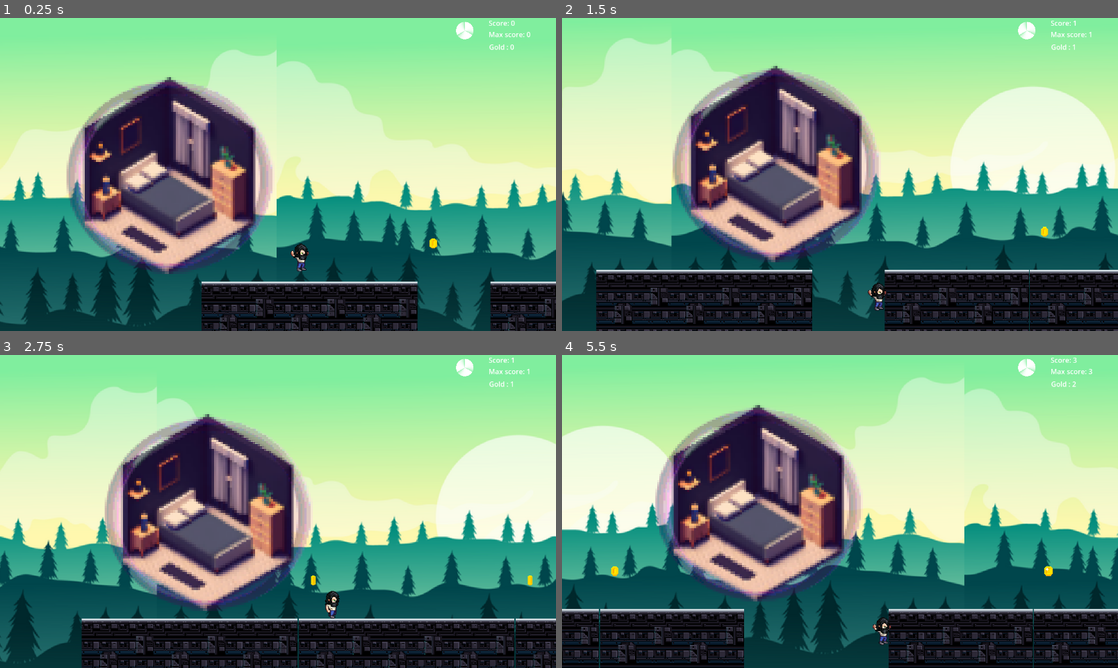
Above: before the commit, frames 1-4 (two rows, left to right).
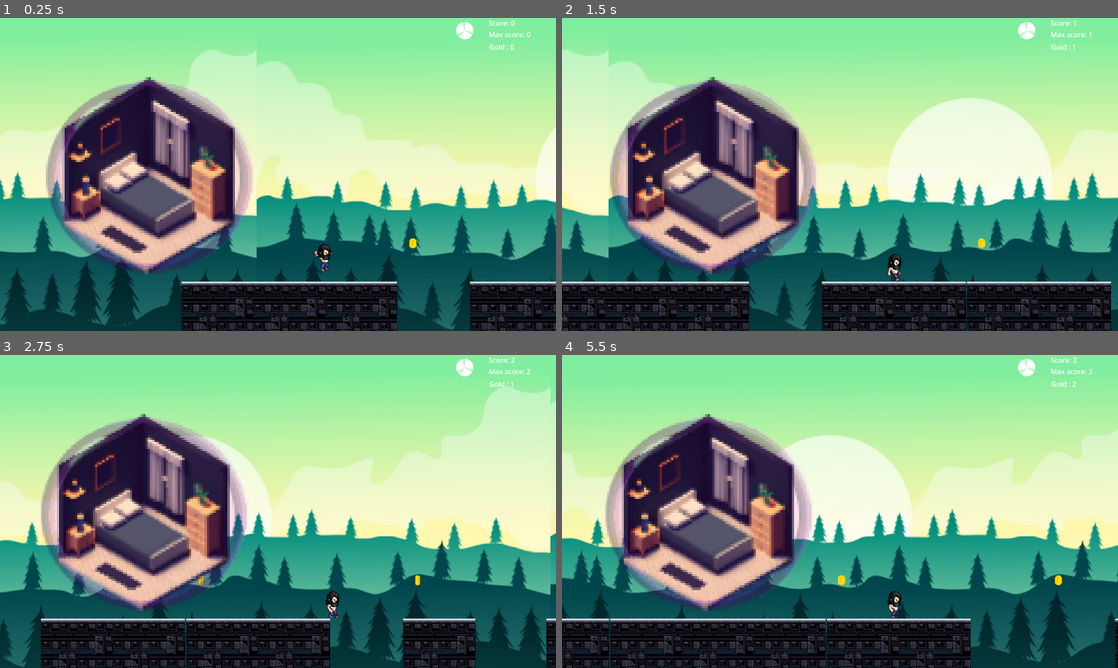
Above: after the commit, the same moments.

Repository: Narrop/Jame-Gam-17
Game: Godot game, scene res://Game.tscn
Two runs of this game, one before a commit and one after it. Both use one fixed random seed, a clock stepped at 60 frames per second and the inputs below. The engine's default icon, where the game draws it, is replaced by a stand-in: a white triangle on a blue panel in a dark square.
Inputs:
- Up to frame 1 (0.25 s): no input
- Up to frame 2 (1.5 s): tap Enter (ui_accept) at 0.5, 0.77 s; hold Right (ui_right) from 0.53 s (still down)
- Up to frame 3 (2.75 s): tap Enter (ui_accept) at 1.52 s; release Right (ui_right) at 2.03 s; hold Left (ui_left) from 2.03 s (still down)
- Up to frame 4 (5.5 s): release Left (ui_left) at 2.78 s; hold Right (ui_right) 2.78-4.28 s; tap Enter (ui_accept) at 3.02, 3.77, 4.52 s; hold Left (ui_left) 4.28-5.03 s; hold Right (ui_right) from 5.03 s (still down)

The runs differ from the first frame. In frame 1, 34% of the frame differs, in the area x 0-100%, y 10-100%; in frame 2, 53%; in frame 3, 50%; in frame 4, 56%, in the area x 0-100%, y 1-100%.

Commit message:
Update Player.gd

Diff:
--- a/Scenes/Actors/Player.gd
+++ b/Scenes/Actors/Player.gd
@@ -29,8 +29,7 @@
 
 	# If we are in runner mode, player runs in auto and can only jump
 	if state == 0:
-		if is_on_floor():
-			velocity.x = SPEED - slowing
+		velocity.x = SPEED - slowing
 	else:
 		# In fight mode, player can be controlled in every direction
 		direction = Input.get_axis("ui_left", "ui_right")
@@ -53,6 +52,10 @@
 		slowing = slowing - 1
 	elif not is_on_floor():
 		sprite.play("Jumping")
+		if direction < 0:
+			sprite.flip_h = true
+		elif direction > 0 or state == 0:
+			sprite.flip_h = false
 	elif direction < 0:
 		sprite.play("Walking")
 		sprite.flip_h = true
